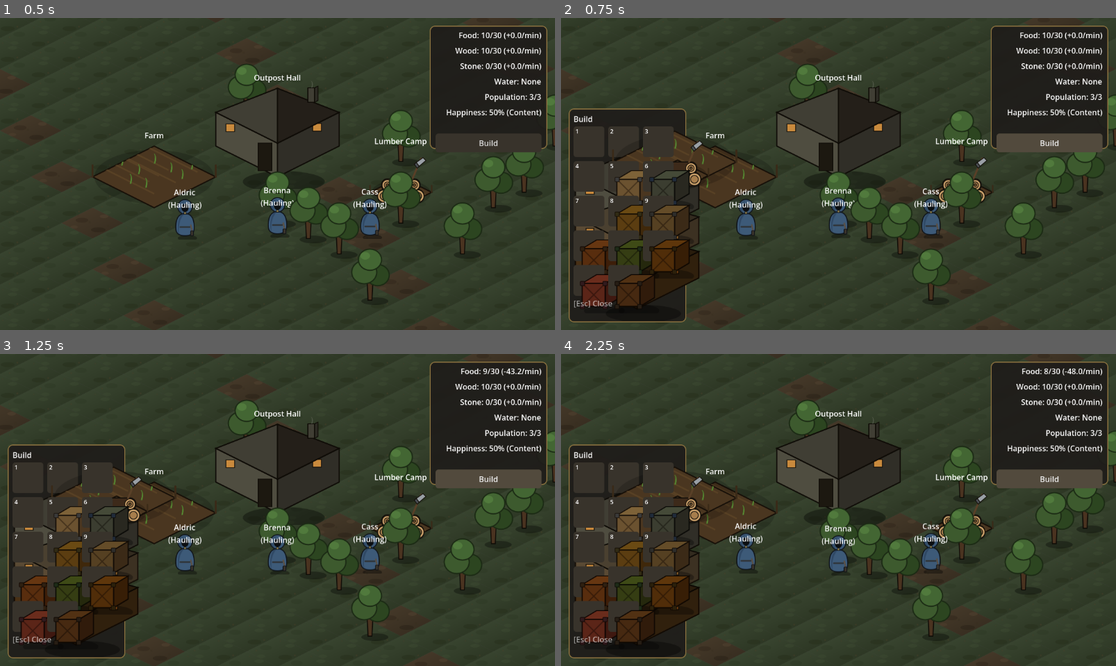
Above: before the commit, frames 1-4 (two rows, left to right).
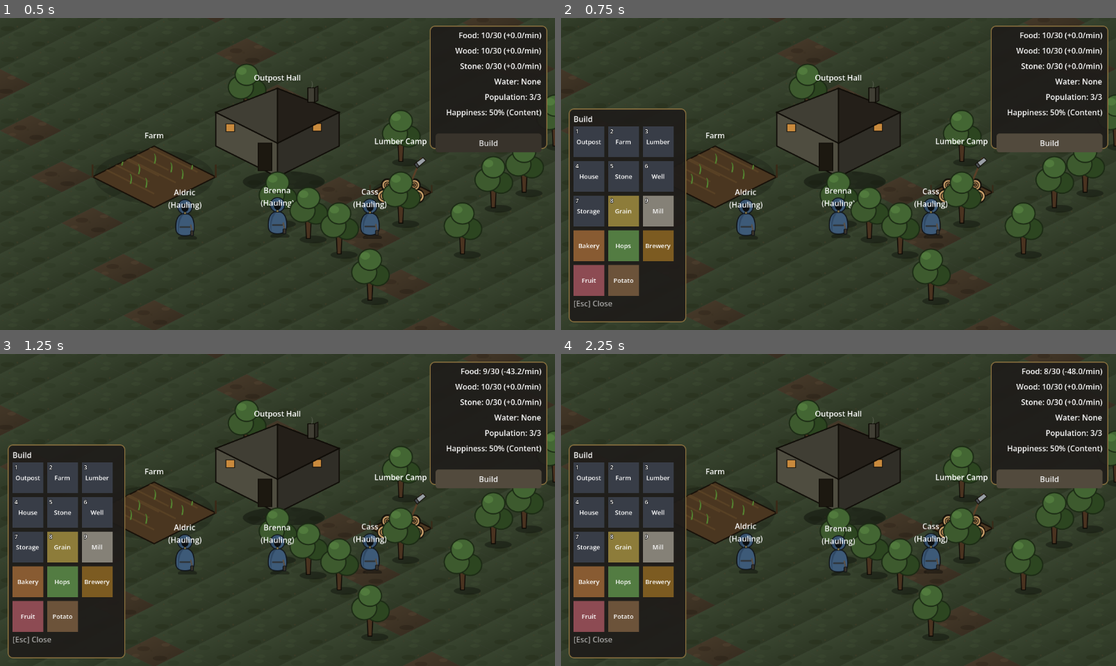
Above: after the commit, the same moments.

Repository: Quarles99/outpost_survival
Game: Godot game, scene res://scenes/base/Base.tscn
Two runs of this game, one before a commit and one after it. Both use one fixed random seed, a clock stepped at 60 frames per second and the inputs below.
Inputs (mouse positions are in pixels of both pictures, inside the frame that each line leads up to):
- Up to frame 1 (0.5 s): no input
- Up to frame 2 (0.75 s): click "Build" at 0.5 s
- Up to frame 3 (1.25 s): no input
- Up to frame 4 (2.25 s): click (622, 513) at 1.25 s, where only the run after the commit has a clickable "Stone"; click "Build" at 2 s

Frame 1 is identical in both runs. In frame 2, 10% of the frame differs, in the area x 2-32%, y 34-94%; in frame 3, 10%; in frame 4, 10%.

Commit message:
Replace illegible build-menu icons with clear text-on-color squares
The icon-grid redesign used each building's actual in-world sprite
shrunk to button size, but 9 of 14 buildings share one generic
silhouette differing only by tint, and even the distinct art was drawn
for a zoomed-in world view - both read as an illegible smudge at 64px,
confirmed unreadable in practice.

Replaces the TextureRect icon with a solid-color background (the
building's own sprite_tint, darkened for contrast, or a neutral
default) plus a bold centered label showing the first word of its
display_name - checked collision-free across all 14 buildings, and
self-sufficient without needing the hover tooltip. Applied identically
to CropPanel, which shared the same icon approach and problem. Also
drops the throwaway-scene-instantiation icon cache from both panels
entirely - sprite_tint is already sitting in the catalog dict, so this
is simpler as well as more legible.

Co-Authored-By: Claude Sonnet 5 <noreply@anthropic.com>

Diff:
--- a/scripts/build_menu.gd
+++ b/scripts/build_menu.gd
@@ -6,6 +6,17 @@
 const SLIDE_OFFSET := Vector2(0, 20)
 const ANIM_DURATION := 0.18
 const ICON_SIZE := Vector2(64, 64)
+const LABEL_FONT_SIZE := 13
+## Darkens a building's sprite_tint before using it as a button's background,
+## so white text stays legible on top regardless of how light the tint
+## itself is (several crop-chain tints - e.g. Mill's near-white
+## (0.8, 0.78, 0.72) - would otherwise wash out white text almost entirely).
+const BACKGROUND_DARKEN := 0.35
+## Background for anything with no custom sprite_tint (Color.WHITE, the
+## Workstation default) - most non-crop buildings fall here. A flat neutral
+## rather than white-darkened-by-BACKGROUND_DARKEN so it doesn't just read
+## as "generic gray version of every tinted button."
+const DEFAULT_BACKGROUND := Color(0.22, 0.24, 0.28)
 
 @onready var panel_control: Control = $Control
 @onready var title_label: Label = $Control/Panel/VBoxContainer/TitleLabel
@@ -15,14 +26,6 @@
 var _option_callables: Array[Callable] = []
 var _base_position: Vector2
 var _anim_tween: Tween
-
-## option id -> {"texture": Texture2D, "modulate": Color}, built the first
-## time each option is shown. Read from a throwaway instance of the
-## option's own scene (mirroring Base._apply_option_properties, so an icon
-## always matches what actually gets placed) rather than hand-mapping
-## textures per option here, which would silently drift if the catalog's
-## resource_type/sprite_tint ever changed.
-var _icon_cache: Dictionary = {}
 
 
 func _ready() -> void:
@@ -78,6 +81,16 @@
 	return " (%s)" % ", ".join(parts)
 
 
+## The first word of a building's display_name ("Grain Farm" -> "Grain",
+## "Stone Mine" -> "Stone") - short enough to read at a glance inside a
+## small square, and happens to be the more distinctive word in every
+## current two-word name (checked against all 14 catalog entries; if a
+## future addition collides, this would need a dedicated short-name field
+## instead of deriving one).
+func _short_name(display_name: String) -> String:
+	return display_name.split(" ")[0]
+
+
 func _input(event: InputEvent) -> void:
 	if not visible:
 		return
@@ -88,9 +101,19 @@
 			_option_callables[idx].call()
 
 
+## Square buttons used to show each building's actual in-world sprite
+## shrunk down, but most buildings share one generic silhouette texture
+## (see CLAUDE.md/BuildingCatalog - 9 of today's 14 only differ by tint),
+## and even the buildings with distinct art were drawn for a zoomed-in
+## world view, not a 64px button - both read as an illegible, near-
+## identical smudge at this size. A bold, self-contained name is the one
+## thing guaranteed to actually identify the building at a glance, so
+## that's now the button's entire content - the tooltip (full name + cost)
+## is a supplement, not a requirement, for figuring out what it is.
 func _add_button(option: Dictionary, keybind: String, on_pressed: Callable) -> void:
 	var button := Button.new()
 	button.custom_minimum_size = ICON_SIZE
+	button.clip_contents = true
 	button.tooltip_text = option["display_name"] + _format_cost(option.get("cost", {}))
 	button.pressed.connect(on_pressed)
 	button.resized.connect(func() -> void: button.pivot_offset = button.size / 2)
@@ -100,20 +123,34 @@
 		tween.tween_property(button, "scale", Vector2.ONE, 0.12).set_trans(Tween.TRANS_BACK).set_ease(Tween.EASE_OUT)
 	)
 
-	var icon_data := _get_icon_data(option)
-	if icon_data.get("texture"):
-		var icon_rect := TextureRect.new()
-		icon_rect.texture = icon_data["texture"]
-		icon_rect.modulate = icon_data["modulate"]
-		icon_rect.stretch_mode = TextureRect.STRETCH_KEEP_ASPECT_CENTERED
-		icon_rect.mouse_filter = Control.MOUSE_FILTER_IGNORE
-		icon_rect.set_anchors_preset(Control.PRESET_FULL_RECT)
-		button.add_child(icon_rect)
+	var tint: Color = option.get("sprite_tint", Color.WHITE)
+	var background := DEFAULT_BACKGROUND if tint == Color.WHITE else tint.darkened(BACKGROUND_DARKEN)
+	var background_rect := ColorRect.new()
+	background_rect.color = background
+	background_rect.mouse_filter = Control.MOUSE_FILTER_IGNORE
+	background_rect.set_anchors_preset(Control.PRESET_FULL_RECT)
+	button.add_child(background_rect)
+
+	var name_label := Label.new()
+	name_label.text = _short_name(option["display_name"])
+	name_label.add_theme_font_size_override("font_size", LABEL_FONT_SIZE)
+	name_label.add_theme_color_override("font_color", Color.WHITE)
+	name_label.horizontal_alignment = HORIZONTAL_ALIGNMENT_CENTER
+	name_label.vertical_alignment = VERTICAL_ALIGNMENT_CENTER
+	name_label.autowrap_mode = TextServer.AUTOWRAP_WORD
+	name_label.mouse_filter = Control.MOUSE_FILTER_IGNORE
+	name_label.set_anchors_preset(Control.PRESET_FULL_RECT)
+	name_label.offset_left += 2
+	name_label.offset_right -= 2
+	button.add_child(name_label)
 
 	if not keybind.is_empty():
 		var keybind_label := Label.new()
 		keybind_label.text = keybind
 		keybind_label.add_theme_font_size_override("font_size", 12)
+		keybind_label.add_theme_color_override("font_color", Color.WHITE)
+		keybind_label.add_theme_constant_override("outline_size", 3)
+		keybind_label.add_theme_color_override("font_outline_color", Color.BLACK)
 		keybind_label.mouse_filter = Control.MOUSE_FILTER_IGNORE
 		keybind_label.position = Vector2(4, 2)
 		button.add_child(keybind_label)
@@ -122,36 +159,6 @@
 	_buttons.append(button)
 
 
-## Reads the icon straight off a throwaway instance of the option's scene
-## (added to the tree just long enough for _ready() to pick its real
-## texture/tint, then freed) rather than duplicating the RESOURCE_VISUALS/
-## sprite_tint logic here - see the _icon_cache doc comment above.
-func _get_icon_data(option: Dictionary) -> Dictionary:
-	var id: String = option["id"]
-	if _icon_cache.has(id):
-		return _icon_cache[id]
-
-	var data := {"texture": null, "modulate": Color.WHITE}
-	var instance: Node2D = option["scene"].instantiate()
-	for key in Base.BUILDING_PROPERTIES:
-		if option.has(key):
-			instance.set(key, option[key])
-	## Hidden before entering the tree - add_child()/queue_free() in the same
-	## call still leaves the node live for part of a frame, which would
-	## otherwise flash the full-size building at this CanvasLayer's origin
-	## (top-left of screen) for an instant the first time each icon loads.
-	instance.visible = false
-	add_child(instance)
-	if instance.has_node("Sprite2D"):
-		var sprite: Sprite2D = instance.get_node("Sprite2D")
-		data["texture"] = sprite.texture
-		data["modulate"] = sprite.modulate
-	instance.queue_free()
-
-	_icon_cache[id] = data
-	return data
-
-
 func _clear_buttons() -> void:
 	for button in _buttons:
 		button.queue_free()
--- a/scripts/crop_panel.gd
+++ b/scripts/crop_panel.gd
@@ -6,6 +6,9 @@
 const SLIDE_OFFSET := Vector2(0, 20)
 const ANIM_DURATION := 0.18
 const ICON_SIZE := Vector2(64, 64)
+const LABEL_FONT_SIZE := 13
+const BACKGROUND_DARKEN := 0.35
+const DEFAULT_BACKGROUND := Color(0.22, 0.24, 0.28)
 
 @onready var panel_control: Control = $Control
 @onready var title_label: Label = $Control/Panel/VBoxContainer/TitleLabel
@@ -16,14 +19,15 @@
 var _base_position: Vector2
 var _anim_tween: Tween
 
-## Shares BuildMenu's icon-grid look (and its _get_icon_data approach) but
-## is otherwise a separate class rather than a second mode bolted onto
-## BuildMenu - retooling an already-placed building is a meaningfully
-## different action (free, instant, no ghost/placement flow) from placing
-## a new one, and the two panels shouldn't need to agree on one option's
-## worth of behavior just because they look alike. See RecruitPanel for the
-## same "near-exact clone for a different purpose" precedent.
-var _icon_cache: Dictionary = {}
+## Shares BuildMenu's text-on-color square button design (see its own doc
+## comment on _add_button for why - shrunk-down in-world sprites read as an
+## illegible smudge, especially since most Farm-family buildings share one
+## generic silhouette differing only by tint) but is otherwise a separate
+## class rather than a second mode bolted onto BuildMenu - retooling an
+## already-placed building is a meaningfully different action (free,
+## instant, no ghost/placement flow) from placing a new one. See
+## RecruitPanel for the same "near-exact clone for a different purpose"
+## precedent.
 
 
 func _ready() -> void:
@@ -73,6 +77,12 @@
 	close()
 
 
+## See BuildMenu._short_name - identical derivation, kept as a separate copy
+## since the two panels have no other coupling.
+func _short_name(display_name: String) -> String:
+	return display_name.split(" ")[0]
+
+
 func _input(event: InputEvent) -> void:
 	if not visible:
 		return
@@ -86,6 +96,7 @@
 func _add_button(option: Dictionary, keybind: String, on_pressed: Callable) -> void:
 	var button := Button.new()
 	button.custom_minimum_size = ICON_SIZE
+	button.clip_contents = true
 	button.tooltip_text = option["display_name"]
 	button.pressed.connect(on_pressed)
 	button.resized.connect(func() -> void: button.pivot_offset = button.size / 2)
@@ -95,20 +106,34 @@
 		tween.tween_property(button, "scale", Vector2.ONE, 0.12).set_trans(Tween.TRANS_BACK).set_ease(Tween.EASE_OUT)
 	)
 
-	var icon_data := _get_icon_data(option)
-	if icon_data.get("texture"):
-		var icon_rect := TextureRect.new()
-		icon_rect.texture = icon_data["texture"]
-		icon_rect.modulate = icon_data["modulate"]
-		icon_rect.stretch_mode = TextureRect.STRETCH_KEEP_ASPECT_CENTERED
-		icon_rect.mouse_filter = Control.MOUSE_FILTER_IGNORE
-		icon_rect.set_anchors_preset(Control.PRESET_FULL_RECT)
-		button.add_child(icon_rect)
+	var tint: Color = option.get("sprite_tint", Color.WHITE)
+	var background := DEFAULT_BACKGROUND if tint == Color.WHITE else tint.darkened(BACKGROUND_DARKEN)
+	var background_rect := ColorRect.new()
+	background_rect.color = background
+	background_rect.mouse_filter = Control.MOUSE_FILTER_IGNORE
+	background_rect.set_anchors_preset(Control.PRESET_FULL_RECT)
+	button.add_child(background_rect)
+
+	var name_label := Label.new()
+	name_label.text = _short_name(option["display_name"])
+	name_label.add_theme_font_size_override("font_size", LABEL_FONT_SIZE)
+	name_label.add_theme_color_override("font_color", Color.WHITE)
+	name_label.horizontal_alignment = HORIZONTAL_ALIGNMENT_CENTER
+	name_label.vertical_alignment = VERTICAL_ALIGNMENT_CENTER
+	name_label.autowrap_mode = TextServer.AUTOWRAP_WORD
+	name_label.mouse_filter = Control.MOUSE_FILTER_IGNORE
+	name_label.set_anchors_preset(Control.PRESET_FULL_RECT)
+	name_label.offset_left += 2
+	name_label.offset_right -= 2
+	button.add_child(name_label)
 
 	if not keybind.is_empty():
 		var keybind_label := Label.new()
 		keybind_label.text = keybind
 		keybind_label.add_theme_font_size_override("font_size", 12)
+		keybind_label.add_theme_color_override("font_color", Color.WHITE)
+		keybind_label.add_theme_constant_override("outline_size", 3)
+		keybind_label.add_theme_color_override("font_outline_color", Color.BLACK)
 		keybind_label.mouse_filter = Control.MOUSE_FILTER_IGNORE
 		keybind_label.position = Vector2(4, 2)
 		button.add_child(keybind_label)
@@ -117,31 +142,6 @@
 	_buttons.append(button)
 
 
-## See BuildMenu._get_icon_data - same throwaway-instance approach, kept as
-## a separate copy rather than a shared helper since the two panels have no
-## other coupling and this is the only thing they'd share.
-func _get_icon_data(option: Dictionary) -> Dictionary:
-	var id: String = option["id"]
-	if _icon_cache.has(id):
-		return _icon_cache[id]
-
-	var data := {"texture": null, "modulate": Color.WHITE}
-	var instance: Node2D = option["scene"].instantiate()
-	for key in Base.BUILDING_PROPERTIES:
-		if option.has(key):
-			instance.set(key, option[key])
-	instance.visible = false
-	add_child(instance)
-	if instance.has_node("Sprite2D"):
-		var sprite: Sprite2D = instance.get_node("Sprite2D")
-		data["texture"] = sprite.texture
-		data["modulate"] = sprite.modulate
-	instance.queue_free()
-
-	_icon_cache[id] = data
-	return data
-
-
 func _clear_buttons() -> void:
 	for button in _buttons:
 		button.queue_free()
Not shown, changed: Implement_Next.txt
Not shown, changed: docs/controls.md
Not shown, changed: docs/mechanics.md
Not shown, changed: docs/roadmap.md
